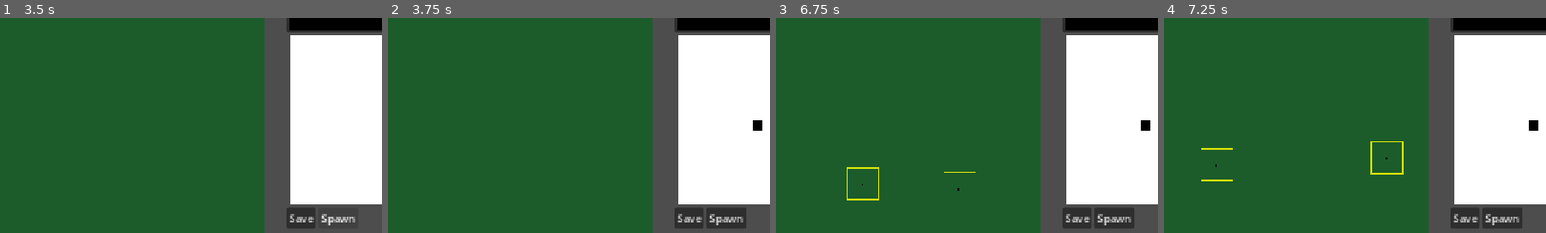
Above: before the commit, frames 1-4 (left to right).
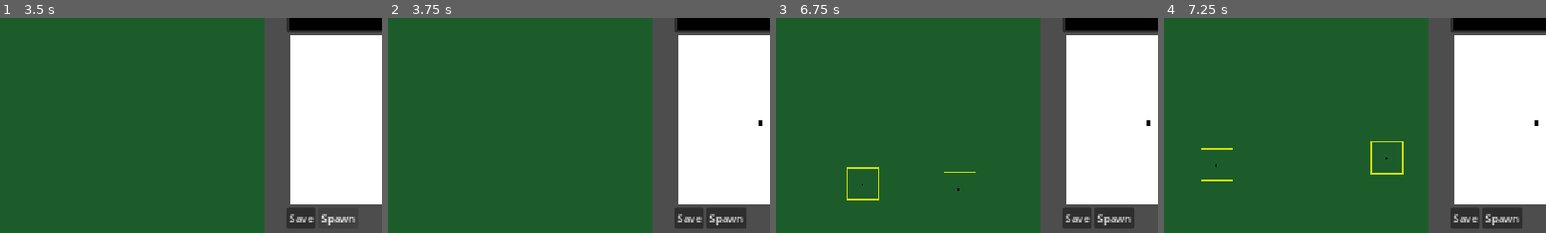
Above: after the commit, the same moments.

Repository: add-IV/SketchImpact
Game: Godot game, scene res://sketch_impact.tscn
Same seed, same stepped clock (60 frames per second), same inputs: the game is played once before the commit and once after it.
Inputs (mouse positions are % of the whole screen's width and height, from its top left):
- Up to frame 1 (3.5 s): click "Save" at 0.5 s; click "Spawn" at 1.25 s; click "Spawn" at 2 s; click "Spawn" at 2.75 s
- Up to frame 2 (3.75 s): tap Enter at 3.5 s; move the mouse to (86, 26) at 3.52 s; hold B (show bounding boxes) from 3.53 s (still down); click (86, 26) at 3.67 s
- Up to frame 3 (6.75 s): tap Space at 4.25, 6.5 s; move the mouse to (30, 55) at 4.27 s; release B (show bounding boxes) at 4.28 s; tap S (show stats) at 4.35, 5.85 s; click (30, 55) at 4.42 s; move the mouse to (60, 28) at 5.02 s; hold B (show bounding boxes) 5.03-5.78 s; click (60, 28) at 5.17 s; tap Enter at 5.75 s; move the mouse to (45, 70) at 5.77 s; click (45, 70) at 5.92 s; move the mouse to (80, 65) at 6.52 s; hold B (show bounding boxes) from 6.53 s (still down); click (80, 65) at 6.67 s
- Up to frame 4 (7.25 s): keep holding B (show bounding boxes)
The pictures show only the part of the screen within x 37-87%, y 2-52%; the shares and areas given below are measured in that part.

Frame 1 is identical in both runs. In frame 2, 0.1% of the frame differs, in the area x 95-98%, y 47-53%; in frame 3, 0.1%; in frame 4, 0.1%.

Commit message:
revine spawn/ save mechanic

Diff:
--- a/save_image.gd
+++ b/save_image.gd
@@ -6,6 +6,7 @@
 var save_count := 0
 var billiard_table: Node
 var saved_images: Array[Image] = []
+var selected_slot: int = -1
 
 func _ready():
 	DirAccess.make_dir_recursive_absolute("user://sprites")
@@ -15,7 +16,22 @@
 		slot.mouse_filter = Control.MOUSE_FILTER_STOP
 		slot.gui_input.connect(_on_slot_gui_input.bind(i))
 
-func _on_button_pressed():
+		var highlight := Panel.new()
+		highlight.name = "Highlight"
+		highlight.anchor_right = 1.0
+		highlight.anchor_bottom = 1.0
+		highlight.mouse_filter = Control.MOUSE_FILTER_IGNORE
+		highlight.visible = false
+		var style := StyleBoxFlat.new()
+		style.bg_color = Color(0, 0, 0, 0)
+		style.border_color = Color(1, 1, 0, 1)
+		style.set_border_width_all(3)
+		highlight.add_theme_stylebox_override("panel", style)
+		slot.add_child(highlight)
+
+	drawWindow.drew.connect(_clear_selection)
+
+func _on_down_pressed():
 	var image: Image = drawWindow.image.duplicate()
 
 	var children := grid.get_child_count()
@@ -37,13 +53,37 @@
 
 	save_count += 1
 	drawWindow.clear_image()
+	_clear_selection()
+
+func _on_up_pressed():
+	if selected_slot == -1 or selected_slot >= saved_images.size():
+		return
+	drawWindow.load_image(saved_images[selected_slot])
+	_clear_selection()
 
 func _on_slot_gui_input(event: InputEvent, index: int):
 	if event is InputEventMouseButton and event.button_index == MOUSE_BUTTON_LEFT and event.pressed:
-		if index < saved_images.size():
-			drawWindow.load_image(saved_images[index])
+		if index >= saved_images.size():
+			return
+		if selected_slot == index:
+			_clear_selection()
+		else:
+			_set_selection(index)
+
+func _set_selection(index: int):
+	selected_slot = index
+	for i in grid.get_child_count():
+		grid.get_child(i).get_node("Highlight").visible = (i == index)
+
+func _clear_selection():
+	selected_slot = -1
+	for i in grid.get_child_count():
+		grid.get_child(i).get_node("Highlight").visible = false
 
 func _on_spawn_pressed():
 	if billiard_table == null:
 		return
-	billiard_table.spawn_sprite(drawWindow.image.duplicate())
+	if selected_slot != -1 and selected_slot < saved_images.size():
+		billiard_table.spawn_sprite(saved_images[selected_slot].duplicate())
+	else:
+		billiard_table.spawn_sprite(drawWindow.image.duplicate())
--- a/texture_rect.gd
+++ b/texture_rect.gd
@@ -1,6 +1,8 @@
 extends TextureRect
 
-var image_size := Vector2i(16, 16)
+signal drew
+
+var image_size := Vector2i(32, 32)
 var image: Image
 var texture_buffer: ImageTexture
 var is_drawing: bool = false
@@ -32,7 +34,8 @@
 
 func paint_at_mouse(mouse_pos: Vector2):
 	var scale_factor = Vector2(image_size) / size
-	var pixel_pos = Vector2i(mouse_pos * scale_factor)
+	var pixel_pos = Vector2i(mouse_pos * scale_factor).clamp(Vector2i.ZERO, image_size - Vector2i.ONE)
 
 	image.set_pixel(pixel_pos.x, pixel_pos.y, $"../../ColorPickerButton".color)
 	texture_buffer.update(image)
+	drew.emit()
